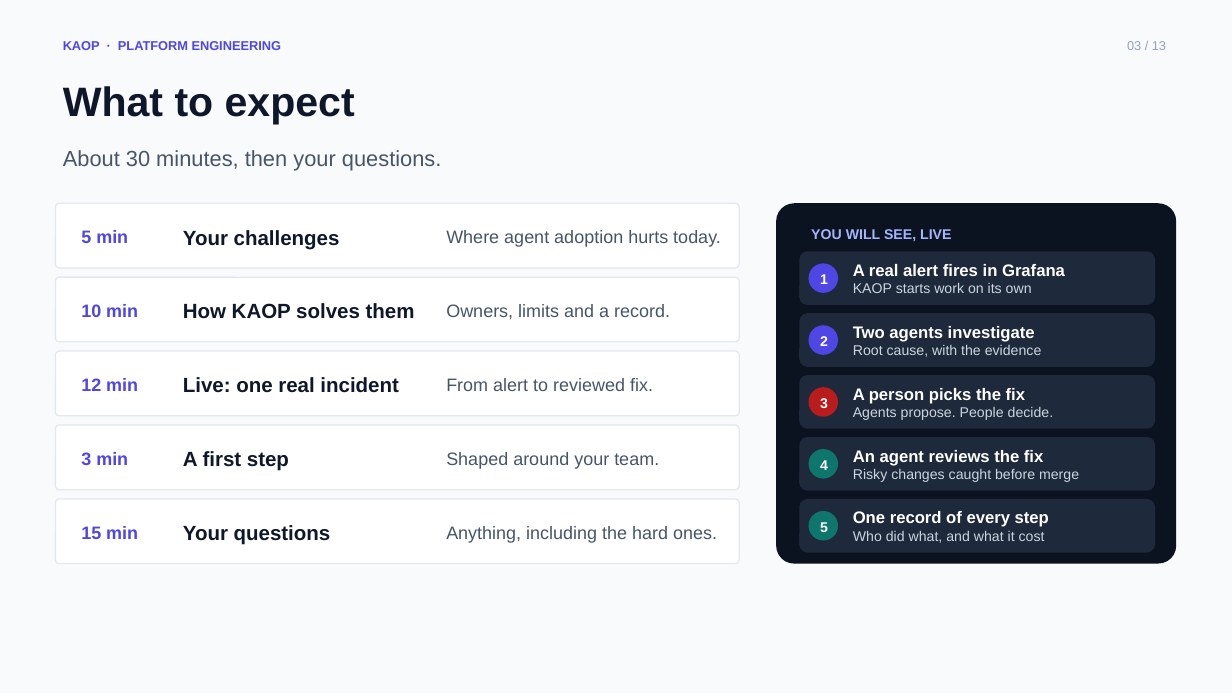
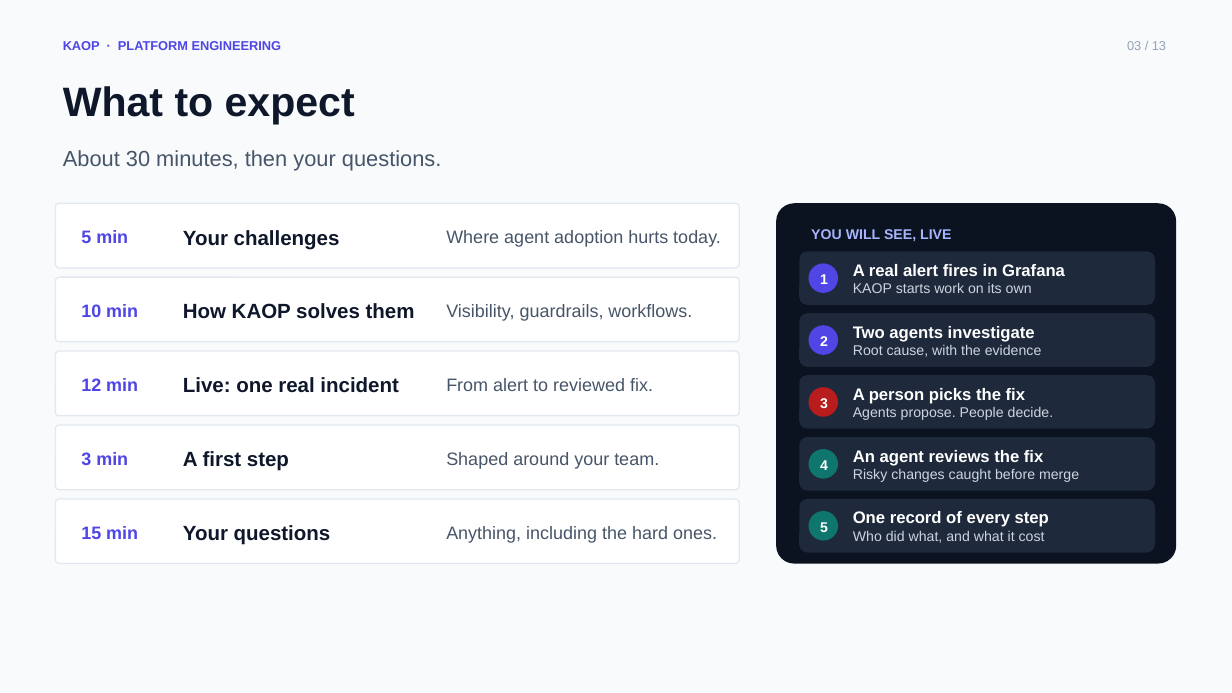
Before and after one commit to chizeni24/komodor-production-lab, a slide deck: slide 3 of docs/presentation/KAOP_Customer_Pitch.pptx. Drawn at 1232x693 pixels with LibreOffice and Linux fonts; fonts in the diff are those of the drawing. Boxes give left, top, right and bottom in pixels: in the first picture for what was removed or moved away, otherwise in the second. Text is boxed around its words. In the diff, an @@ line names an element or a change of style, - is before the commit and + after.

```diff
--- a/docs/presentation/KAOP_Customer_Pitch.pptx
+++ b/docs/presentation/KAOP_Customer_Pitch.pptx
@@ text at <box>446,304,692,321</box>: text changed @@
-Owners, limits and a record.
+Visibility, guardrails, workflows.
```
Also in this commit, not shown: 1 other slide changed, 1 other file.
